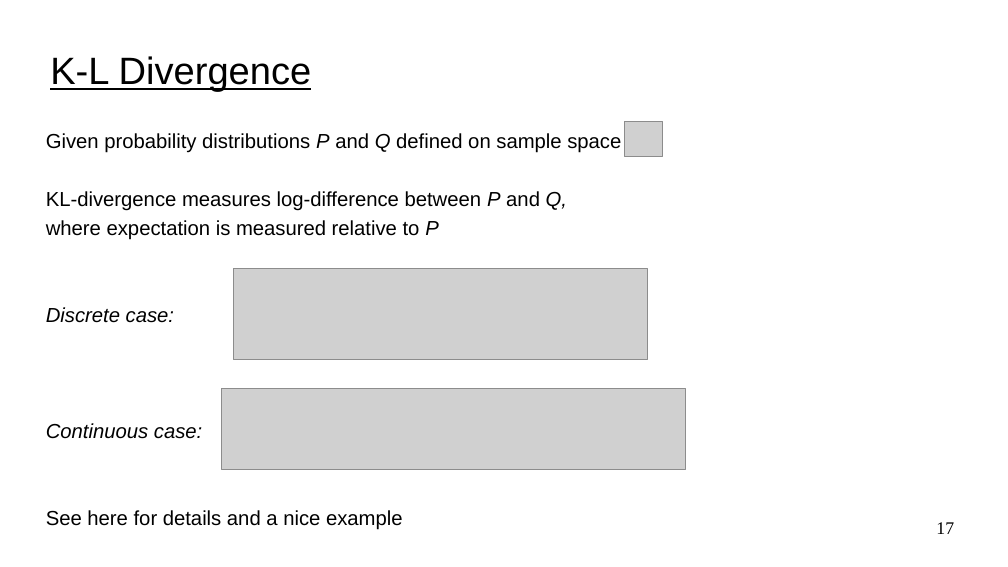
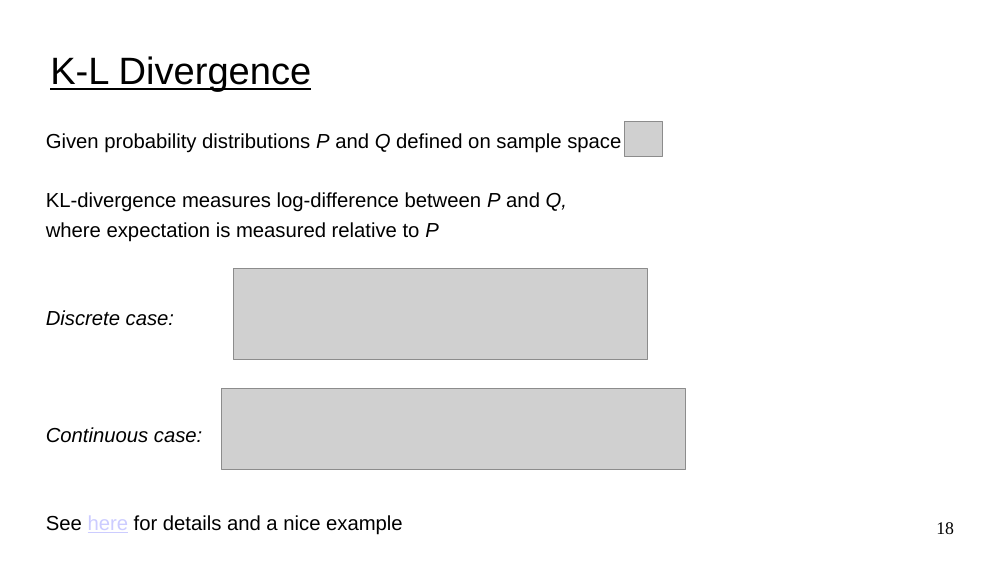
Before and after one commit to UVADS/reinforcement_learning, a slide deck: slide 18 of 08_policy_gradients_extensions/policy_gradients_extensions.ppt (slide 17 before the commit). Drawn at 1008x567 pixels with LibreOffice and Linux fonts; fonts in the diff are those of the drawing; grey boxes stand for pictures. Boxes give left, top, right and bottom in pixels: in the first picture for what was removed or moved away, otherwise in the second. Text is boxed around its words. In the diff, an @@ line names an element or a change of style, - is before the commit and + after.

```diff
--- a/08_policy_gradients_extensions/policy_gradients_extensions.ppt
+++ b/08_policy_gradients_extensions/policy_gradients_extensions.ppt
@@ text "Given probability distributions P and ..." at (x1=46, y1=133, x2=621, y2=535): text colour #000000 to #CCCCFF, underline on in "here" @@
@@ page number at (x1=936, y1=522, x2=954, y2=534): text changed @@
-17
+18
```
Also in this commit, not shown: 2 other slides changed, 6 slides added, 4 other files.
